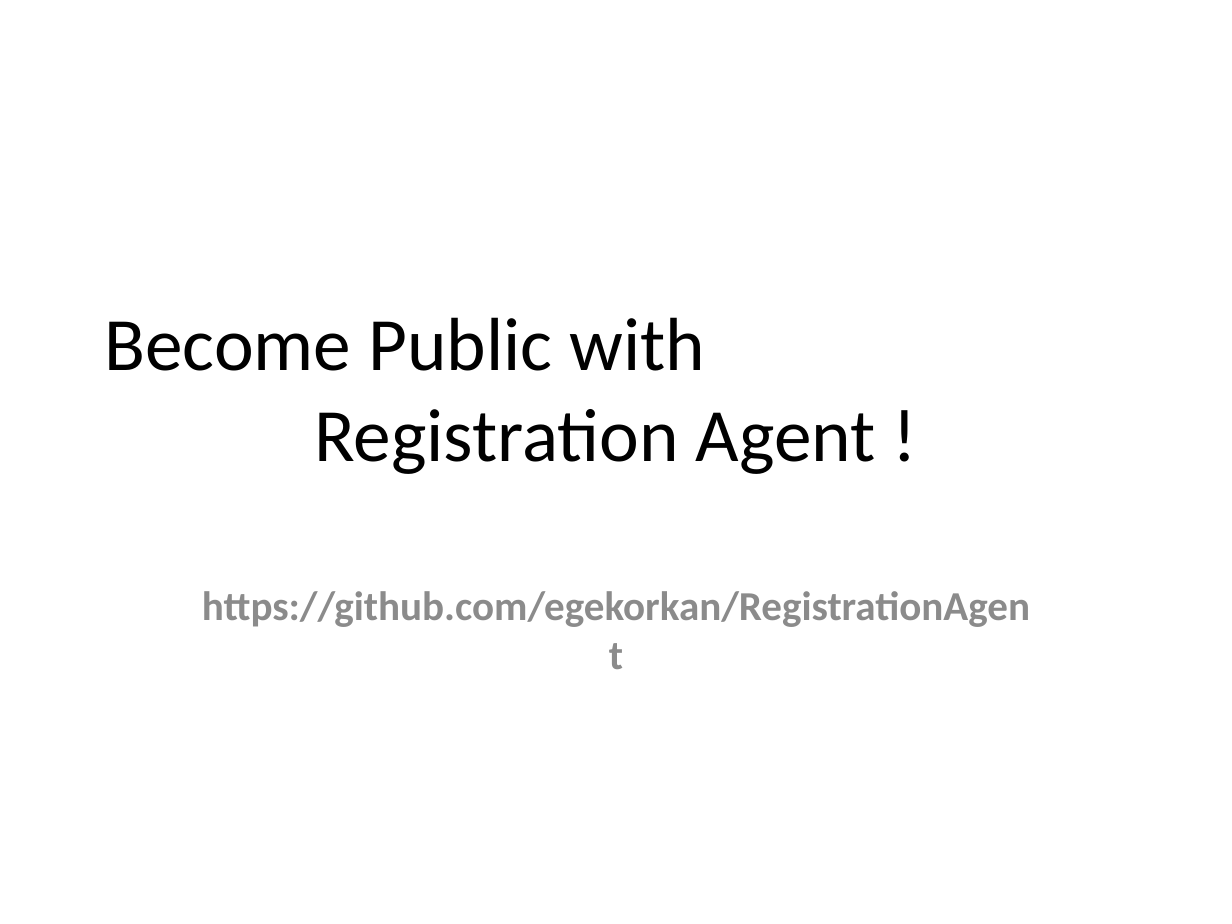
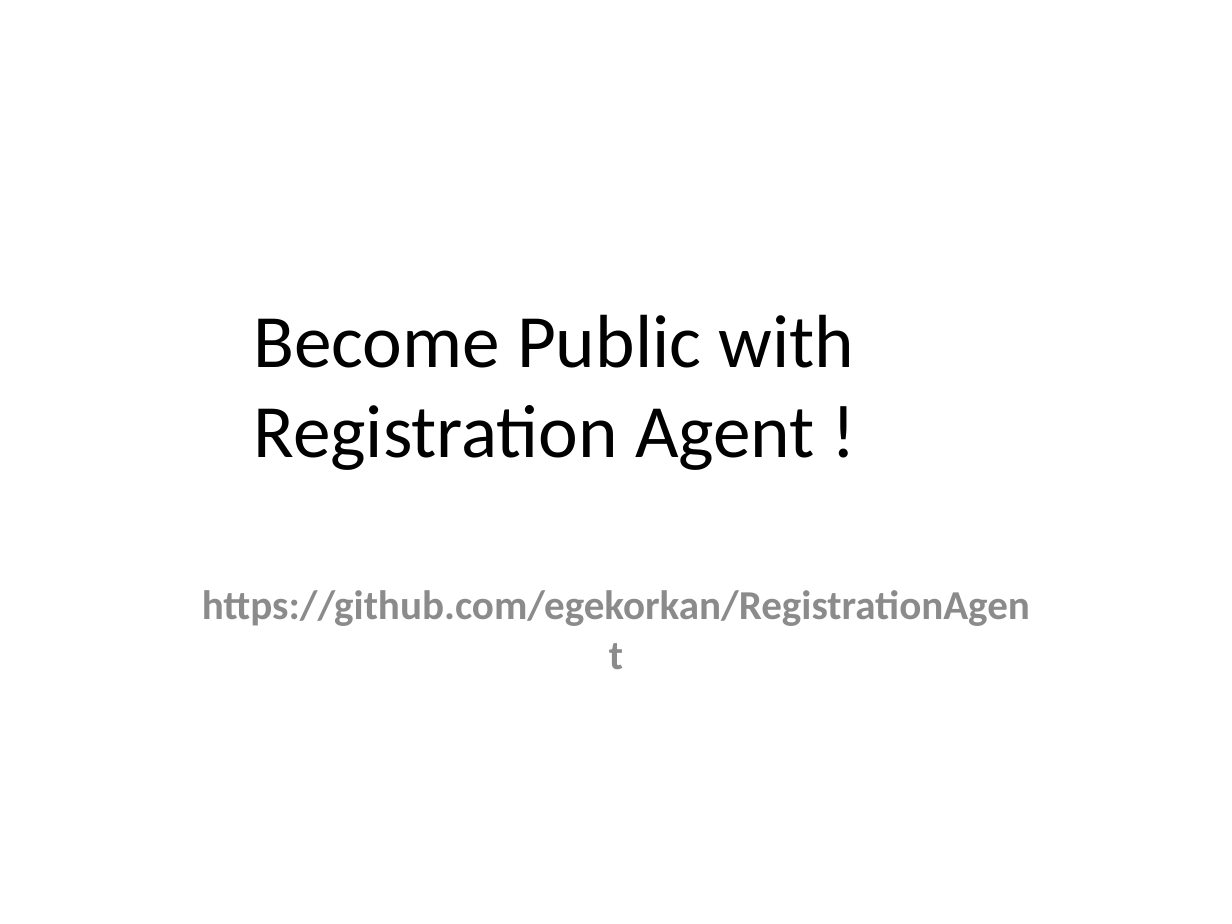
Before and after one commit to egekorkan/ProxyServient, a slide deck: slide 1 of RegistrationAgent.pptx. Drawn at 1232x924 pixels with LibreOffice and Linux fonts; fonts in the diff are those of the drawing. Boxes give left, top, right and bottom in pixels: in the first picture for what was removed or moved away, otherwise in the second. Text is boxed around its words. In the diff, an @@ line names an element or a change of style, - is before the commit and + after.

```diff
--- a/RegistrationAgent.pptx
+++ b/RegistrationAgent.pptx
@@ text "Become Public with Registration Agent ...": place and size @@
-text "Become Public with Registration Agent ..." at [105,317,876,474]
+text "Become Public with Registration Agent ..." at [253,314,854,470]
@@ text "Become Public with Registration Agent ..." at [253,314,854,470]: alignment centre to left @@
```
Also in this commit, not shown: 2 other slides changed, 1 other file.
